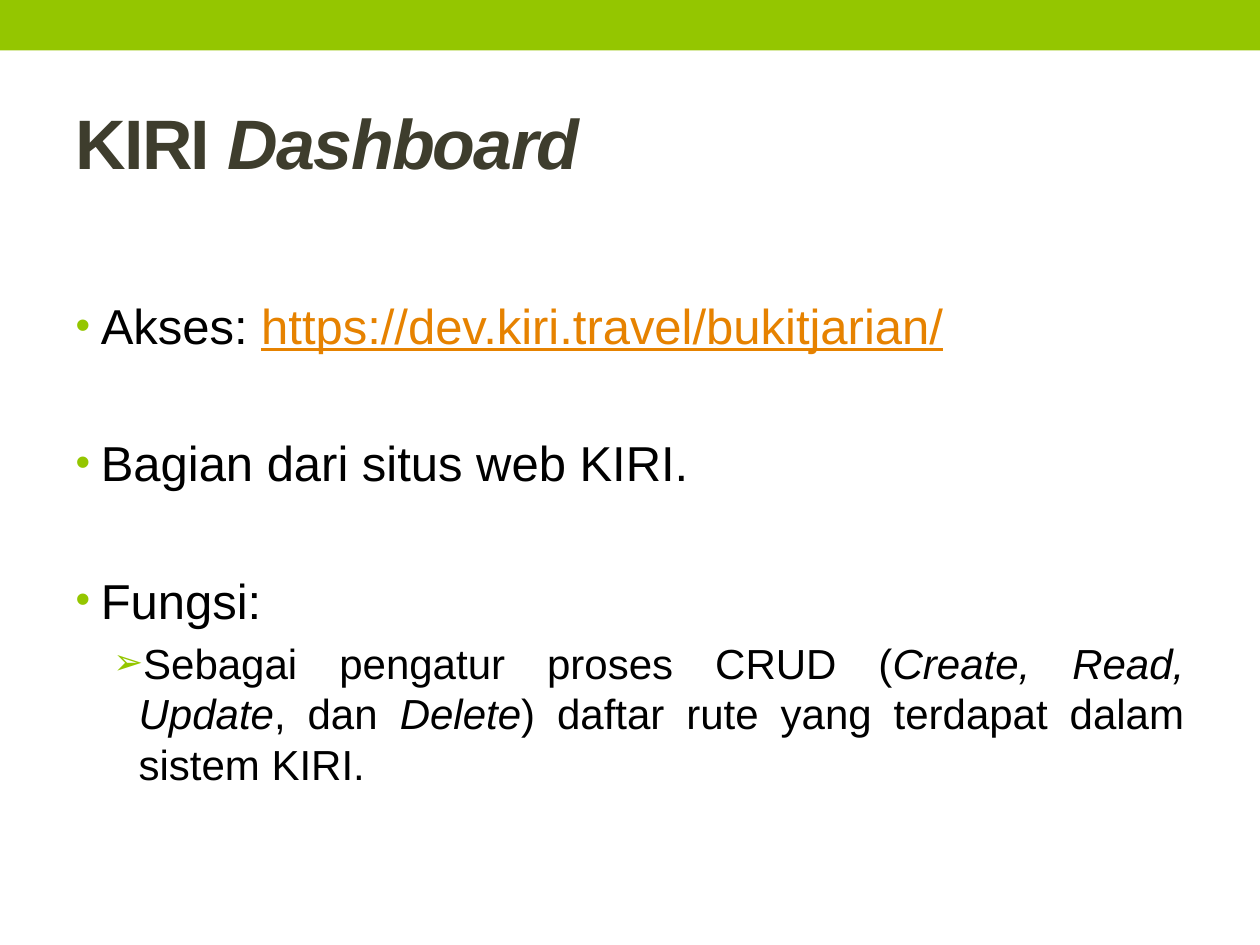
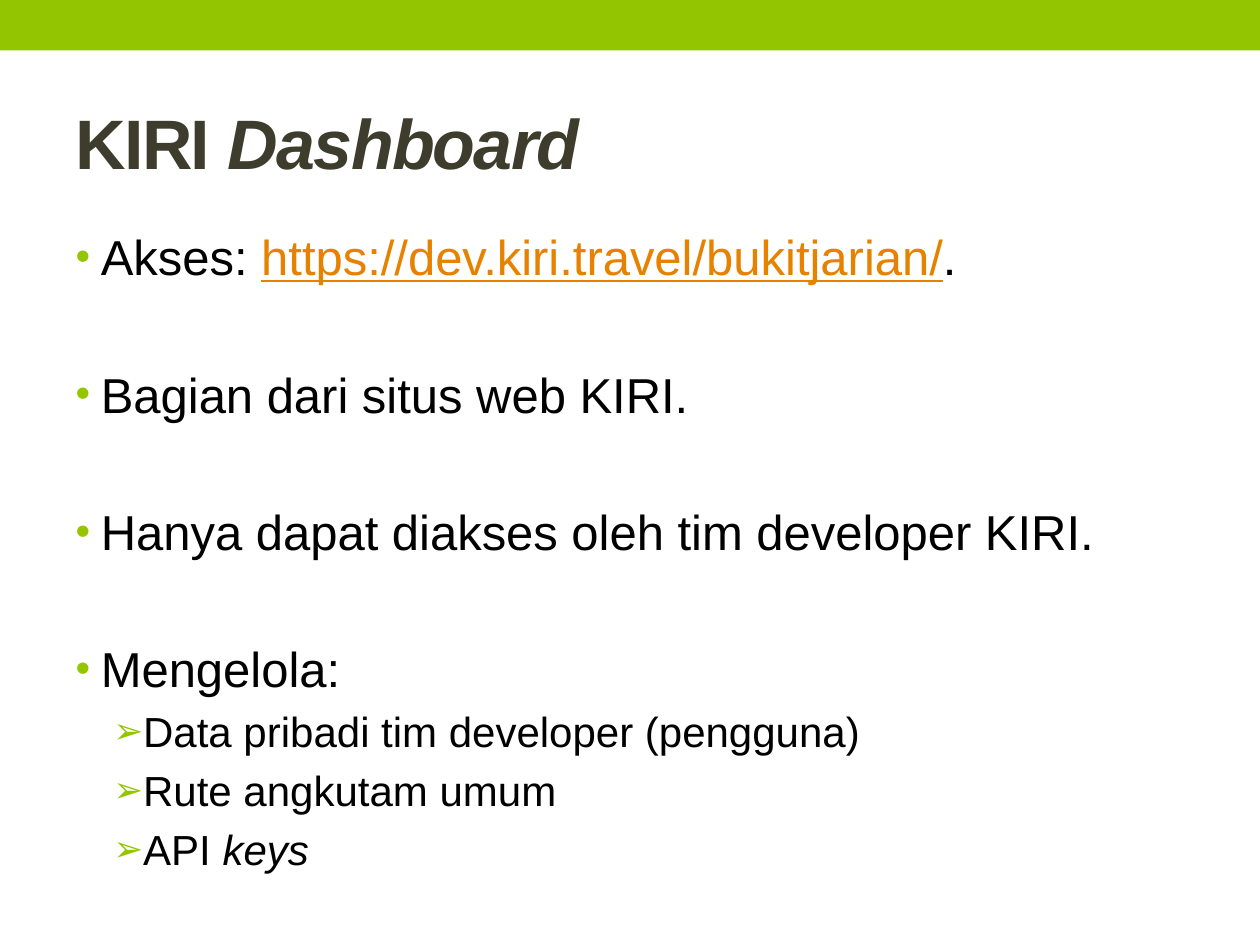
Before and after one commit to TommyAdhityaThe/Skripsi, a slide deck: slide 8 of doc/Presentasi/Review.pptx. Drawn at 1260x945 pixels with LibreOffice and Linux fonts; fonts in the diff are those of the drawing. Boxes give left, top, right and bottom in pixels: in the first picture for what was removed or moved away, otherwise in the second. Text is boxed around its words. In the diff, an @@ line names an element or a change of style, - is before the commit and + after.

```diff
--- a/doc/Presentasi/Review.pptx
+++ b/doc/Presentasi/Review.pptx
@@ text at bbox=[101, 239, 956, 285]: text changed @@
-• Akses: https://dev.kiri.travel/bukitjarian/
+• Akses: https://dev.kiri.travel/bukitjarian/.
@@ text at bbox=[101, 514, 1094, 874]: text changed @@
-• Fungsi:
-  ➢ Sebagai pengatur proses CRUD (Create, Read, Update, dan Delete) daftar rute yang terdapat dalam sistem KIRI.
+• Hanya dapat diakses oleh tim developer KIRI.
+• Mengelola:
+  ➢ Data pribadi tim developer (pengguna)
+  ➢ Rute angkutam umum
+  ➢ API keys
```
Also in this commit, not shown: 24 other slides changed, 22 slides added, 11 slides removed, 18 other files.
